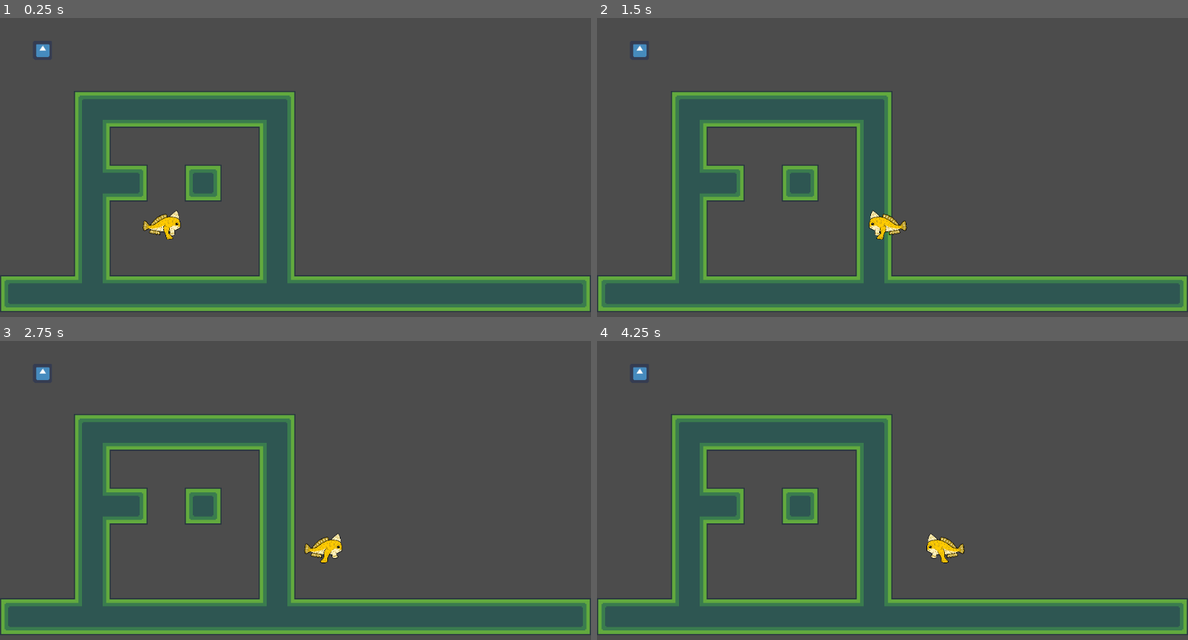
Above: before the commit, frames 1-4 (two rows, left to right).
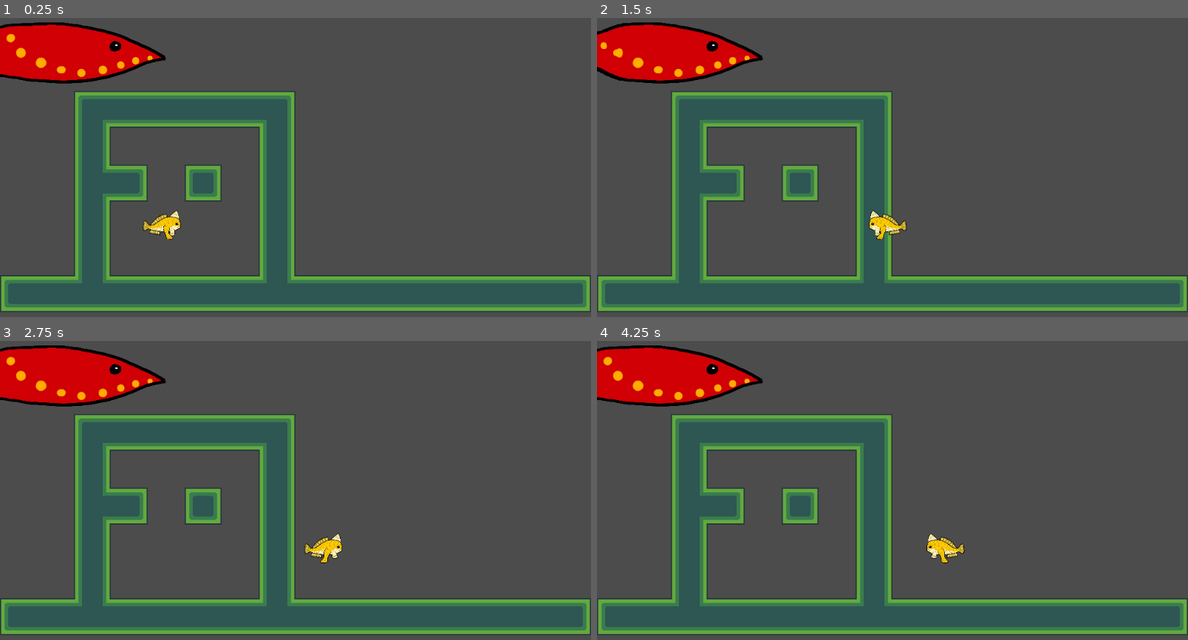
Above: after the commit, the same moments.

Repository: Silver-Ink/Abyzzes-Pixel-Jam
Game: Godot game, scene res://scenes/main.tscn
The game is run twice, just before and just after one commit, with the same random seed, the same clock (stepped at 60 frames per second) and the same inputs. The engine's default icon, where the game draws it, is replaced by a stand-in: a white triangle on a blue panel in a dark square.
Inputs:
- Up to frame 1 (0.25 s): no input
- Up to frame 2 (1.5 s): hold D (move-right) 0.53-1.28 s; hold Q (move-left) from 1.28 s (still down)
- Up to frame 3 (2.75 s): release Q (move-left) at 2.03 s; hold D (move-right) from 2.03 s (still down)
- Up to frame 4 (4.25 s): release D (move-right) at 3.53 s; hold Q (move-left) from 3.53 s (still down)

The runs differ from the first frame. In frame 1, 4.4% of the frame differs, in the area x 0-29%, y 1-22%; in frame 2, 4.3%; in frame 3, 4.4%; in frame 4, 4.4%.

Commit message:
poissons bleus et rouges

Diff:
--- a/scenes/fish.tscn
+++ b/scenes/fish.tscn
@@ -1,11 +1,50 @@
-[gd_scene load_steps=4 format=2]
+[gd_scene load_steps=11 format=2]
 
-[ext_resource path="res://icon.png" type="Texture" id=1]
+[ext_resource path="res://images/poisson_bleu.png" type="Texture" id=1]
 [ext_resource path="res://scripts/fish.gd" type="Script" id=2]
+[ext_resource path="res://images/poisson_rouge.png" type="Texture" id=3]
 
 [sub_resource type="CapsuleShape2D" id=1]
 radius = 16.0
 height = 0.0
+
+[sub_resource type="AtlasTexture" id=2]
+flags = 4
+atlas = ExtResource( 1 )
+region = Rect2( 0, 0, 500, 500 )
+
+[sub_resource type="AtlasTexture" id=3]
+flags = 4
+atlas = ExtResource( 1 )
+region = Rect2( 500, 0, 500, 500 )
+
+[sub_resource type="AtlasTexture" id=4]
+flags = 4
+atlas = ExtResource( 1 )
+region = Rect2( 1500, 0, 500, 500 )
+
+[sub_resource type="AtlasTexture" id=5]
+flags = 4
+atlas = ExtResource( 3 )
+region = Rect2( 1000, 0, 500, 500 )
+
+[sub_resource type="AtlasTexture" id=6]
+flags = 4
+atlas = ExtResource( 3 )
+region = Rect2( 500, 0, 500, 500 )
+
+[sub_resource type="SpriteFrames" id=7]
+animations = [ {
+"frames": [ SubResource( 2 ), SubResource( 3 ), SubResource( 4 ) ],
+"loop": true,
+"name": "bleu",
+"speed": 4.0
+}, {
+"frames": [ SubResource( 5 ), SubResource( 6 ) ],
+"loop": true,
+"name": "rouge",
+"speed": 4.0
+} ]
 
 [node name="fish" type="KinematicBody2D"]
 script = ExtResource( 2 )
@@ -13,6 +52,8 @@
 [node name="hitbox" type="CollisionShape2D" parent="."]
 shape = SubResource( 1 )
 
-[node name="Icon" type="Sprite" parent="."]
-scale = Vector2( 0.515625, 0.515625 )
-texture = ExtResource( 1 )
+[node name="AnimatedSprite" type="AnimatedSprite" parent="."]
+frames = SubResource( 7 )
+animation = "rouge"
+frame = 1
+playing = true
--- a/scenes/tilemap.tscn
+++ b/scenes/tilemap.tscn
@@ -481,4 +481,4 @@
 [node name="TileMap" type="TileMap"]
 tile_set = SubResource( 1 )
 format = 1
-tile_data = PoolIntArray( 458752, 0, 327681, 458753, 0, 327682, 458754, 0, 327682, 458755, 0, 327682, 458756, 0, 327682, 458757, 0, 327682, 458758, 0, 327682, 458759, 0, 327682, 458760, 0, 327682, 458761, 0, 327682, 458762, 0, 327682, 458763, 0, 327682, 458764, 0, 327682, 458765, 0, 327682, 458766, 0, 327682, 458767, 0, 327683 )
+tile_data = PoolIntArray( -393213, 0, 327681, -393212, 0, 327683, -327678, 0, 65541, -262142, 0, 196613 )
Binary file changed: images/algues.png
Binary file added: images/poisson_bleu.png
Not shown, added: images/poisson_bleu.png.import
Binary file added: images/poisson_rouge.png
Not shown, added: images/poisson_rouge.png.import
